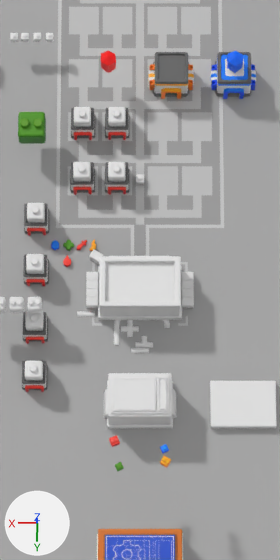
The Blender file Assets/000.Eeeeden/00-Fbxs/01-Map/Jin_blender-den.blend as it was, and as the next commit left it.
Camera for both pictures: the file's camera 'Camera'. Arrows for +X, +Y and +Z are at lower left; the lights stay in place.

Names of what the first picture shows: 'Blueprint-Factory', 'Blueprint-Factory.001', 'Cube.013', 'Cube.015', 'Lv1-B-Factory', 'Lv1-B-Factory.003', 'Lv1-B-Factory.004', 'Lv1-B-Factory.005', 'Lv2-Factory-Top', 'Map', 'Storage', 'Storage.001'.
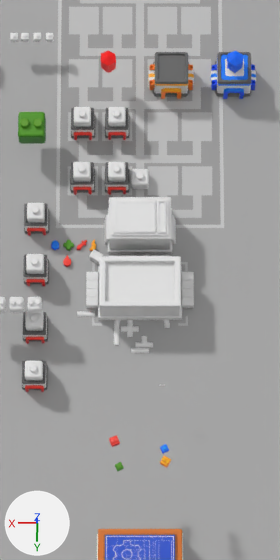
The change, as a list of edits to the scene's bpy script:
```text
Add mat_cube_1:
    mat_cube_1 = principled_material('Cube-1')
    mat_cube_1.base_color = (0.8, 0.8, 0.8)  # white #e7e7e7
Add mat_cube_2:
    mat_cube_2 = principled_material('Cube-2')
    mat_cube_2.base_color = (0.8, 0.8, 0.8)  # white #e7e7e7
Change me_blueprint_factory:
    where me_blueprint_factory.from_pydata(...)  # 116 vertices, 86 faces; spans x -11.54..3.11, y -2.0..2.0, z -0.11..4.71
    used by ob_blueprint_factory; location = (0.0, 20.0, 0.0)
    me_blueprint_factory part 1: the loose piece of 8 vertices spanning x -11.54..-5.96, y -2.0..2.0, z -0.11..0.78 is deleted
Add me_lv1_factory_top_009:
    me_lv1_factory_top_009.from_pydata(...)  # 26 vertices, 13 faces; spans x -0.75..0.0, y -0.75..0.75, z 0.0..1.54
    me_lv1_factory_top_009.polygons.foreach_set('use_smooth', [True] * 13)
    # faces by material slot: [4, 9]
    me_lv1_factory_top_009.materials.append(mat_cube_1)  # white #e7e7e7
    me_lv1_factory_top_009.materials.append(mat_cube_2)  # white #e7e7e7
Change ob_blueprint_factory:
    ob_blueprint_factory.location: (0.0, 20.0, 0.0) -> (0.0, 4.65, 0.0)
Add ob_lv1_b_factory_top_005:
    ob_lv1_b_factory_top_005 = bpy.data.objects.new('Lv1-B-Factory-Top.005', me_lv1_factory_top_009)
    ob_lv1_b_factory_top_005.location = (0.0, 0.0, 0.0)
    _m = ob_lv1_b_factory_top_005.modifiers.new('Mirror', 'MIRROR')
    _m.use_clip = True
    _m = ob_lv1_b_factory_top_005.modifiers.new('Bevel', 'BEVEL')
    _m.width = 0.16
    _m.width_pct = 0.16
    _m.segments = 2
    _m.limit_method = 'WEIGHT'
```

Changed parts and their boxes [x1, y1, x2, y2] in the pictures (280 x 560 px):
'Blueprint-Factory', reshaped, moved (58% narrower): before [103, 373, 277, 428]; after [104, 197, 176, 254]
'Lv1-B-Factory-Top.005', added: after [131, 169, 149, 189]
    faces in mat_cube_1 (white #e7e7e7): [131, 169, 149, 189]
part 1 of me_blueprint_factory, deleted: before [210, 381, 277, 428]
